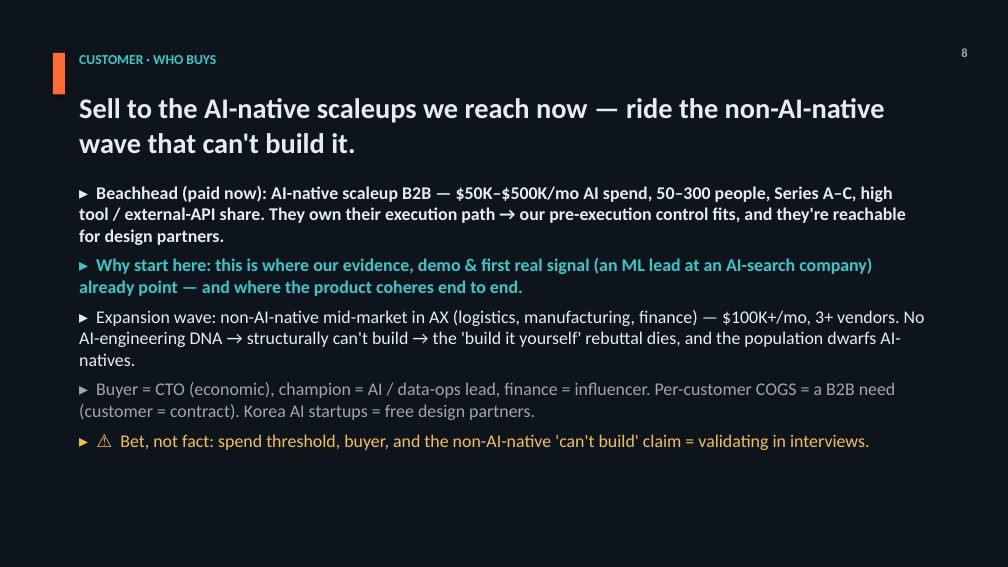
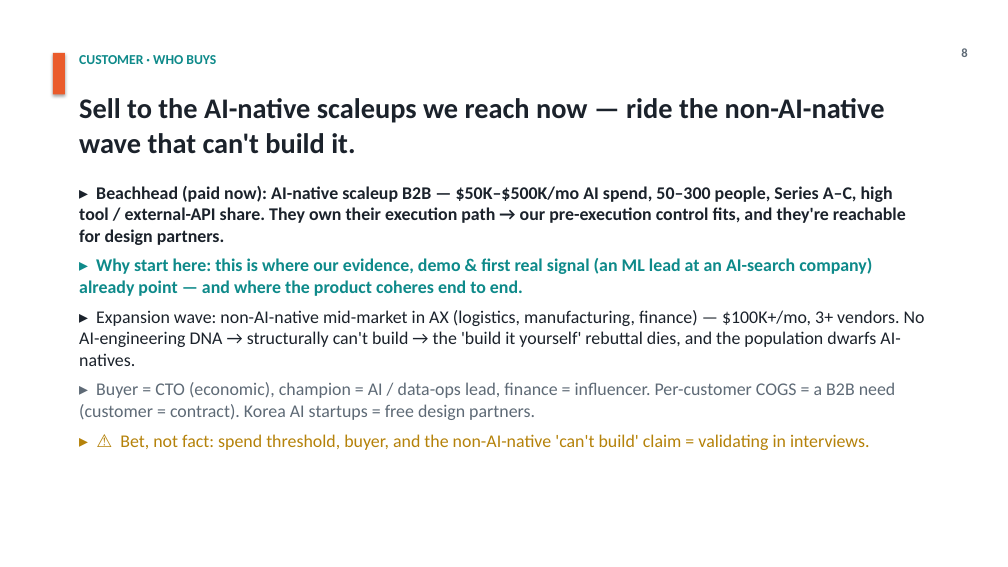
Before and after one commit to jmormalik/WTIA_AI_Cost_Gov, a slide deck: slide 8 of deliverables/Pitch_Deck_VersionA_Market-Shift_EN.pptx. Drawn at 1008x567 pixels with LibreOffice and Linux fonts; fonts in the diff are those of the drawing. Boxes give left, top, right and bottom in pixels: in the first picture for what was removed or moved away, otherwise in the second. Text is boxed around its words. In the diff, an @@ line names an element or a change of style, - is before the commit and + after.

```diff
--- a/deliverables/Pitch_Deck_VersionA_Market-Shift_EN.pptx
+++ b/deliverables/Pitch_Deck_VersionA_Market-Shift_EN.pptx
@@ background #0E141B to #FFFFFF @@
@@ rectangle at [53,53,65,95]: fill #FF6B35 to #EA5B2B @@
@@ text "CUSTOMER · WHO BUYS" at [79,55,216,64]: text colour #35C9C9 to #0E8A8A @@
@@ text "8" at [961,48,967,57]: text colour #9AA7B4 to #5E6A76 @@
@@ text "Sell to the AI-native scaleups ..." at [79,98,885,154]: text colour #E8ECF1 to #1B222B @@
@@ text "▸ Beachhead (paid now): AI-native ..." at [79,186,925,450]: text colour #E8ECF1 to #1B222B in "▸ Beachhead (paid now): AI-native scaleup B2B ...", "▸ Expansion wave: non-AI-native mid-market in AX ..."; text colour #35C9C9 to #0E8A8A in "▸ Why start here: this is where ..."; text colour #9AA7B4 to #5E6A76 in "▸ Buyer = CTO (economic), champion = ..."; text colour #F2C14E to #B5820A in "▸ ⚠ Bet, not fact: spend threshold, ..." @@
```
Also in this commit, not shown: 16 other slides changed, 2 other files.
